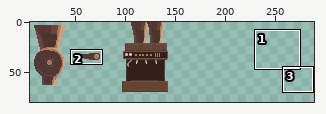
File history of a sprite sheet, src/images/machines.png. The first picture is a wide view before the edit; the outline marks the close-up.
Close-up. Before the commit:
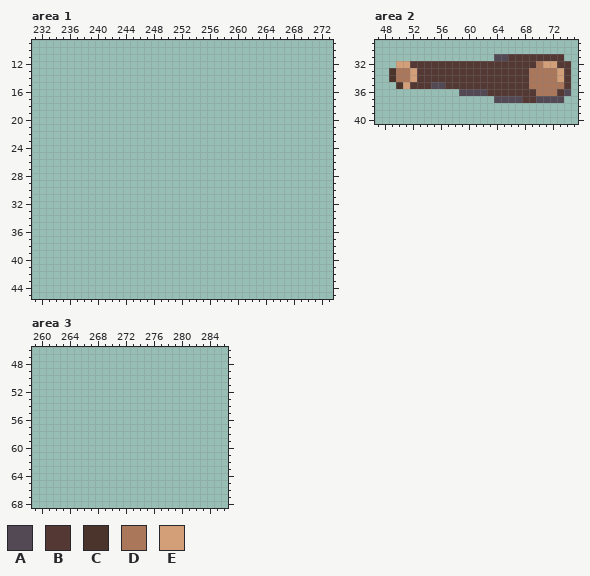
The file is 384x350 pixels. Shown: area 1: x 231..273, y 9..45; area 2: x 47..75, y 29..40; area 3: x 259..286, y 46..68. The wide view leaves out empty margins. The commit also changed other parts of the picture, which this record leaves out.
Palette (. is transparent): A #534955  B #533834  C #4b342c  D #aa775b  E #d39f79
Pixels before, area 2, first column x 49:
31 ...............AABBBBBBBB.
32 .EEBBBBBBBBBBBBBBBBBBDEEBB
33 CDDEBBBBBBBBBBBBBBBBDDDDEB
34 CDDEBBBBBBBBBBBBBBBBDDDDEB
35 .CEBBBAABBBBBBBBBBBBDDDDDB
36 ..........AAAABBBBBBBDDDBA
37 ...............AAAABBAAAA.
Once edited:
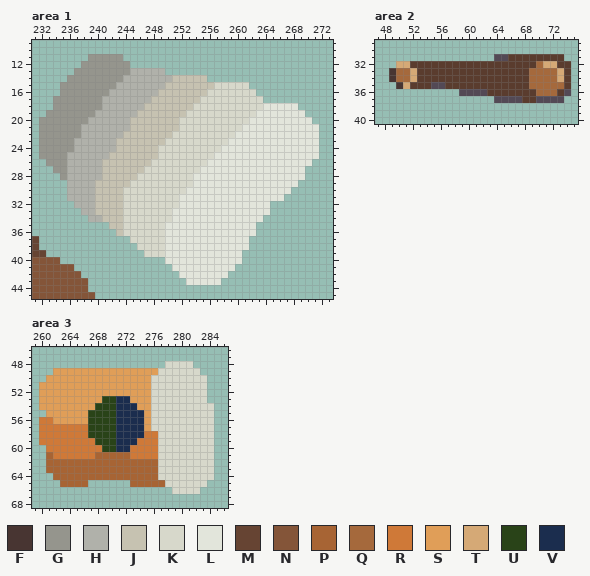
Colours new in this view: F #483532  G #95958d  H #b0b1aa  J #c6c2b1  K #d7d8cb  L #e2e5db  M #664433  N #845539  P #a76434  Q #a5693c  R #cf7938  S #e09e58  T #d5a976  U #294318  V #1b2d4e
What changed:
colour B: #533834 -> #5a3c2e
Changed rows in their new state; - is a pixel that keeps its letter.
Area 1:
first column x 231:
11 --------GGGGG----------------------------
12 -------GGGGGGG---------------------------
13 ------GGGGGGGGHHHHH----------------------
14 -----GGGGGGGGHHHHHHHJJJJJ----------------
15 ----GGGGGGGGHHHHHHHJJJJJJJKKKKK----------
16 ----GGGGGGGHHHHHHHJJJJJJJKKKKKKK---------
17 ---GGGGGGGHHHHHHHJJJJJJJKKKKKKKKK--------
18 ---GGGGGGGHHHHHHJJJJJJJKKKKKKKKKKLLLLL---
19 --GGGGGGGHHHHHHJJJJJJJKKKKKKKKKKLLLLLLL--
20 -GGGGGGGHHHHHHJJJJJJJKKKKKKKKKKLLLLLLLLL-
21 -GGGGGGHHHHHHHJJJJJJJKKKKKKKKKLLLLLLLLLLL
22 -GGGGGGHHHHHHJJJJJJJKKKKKKKKKLLLLLLLLLLLL
23 -GGGGGHHHHHHJJJJJJJKKKKKKKKKLLLLLLLLLLLLL
24 -GGGGGHHHHHHJJJJJJKKKKKKKKKLLLLLLLLLLLLLL
25 -GGGGHHHHHHJJJJJJJKKKKKKKKLLLLLLLLLLLLLLL
26 --GGGHHHHHJJJJJJJKKKKKKKKLLLLLLLLLLLLLLL-
27 ---GGHHHHHJJJJJJKKKKKKKKLLLLLLLLLLLLLLL--
28 ----GHHHHHJJJJJKKKKKKKKLLLLLLLLLLLLLLLL--
29 -----HHHHJJJJJKKKKKKKKKLLLLLLLLLLLLLLL---
30 -----HHHHJJJJKKKKKKKKKLLLLLLLLLLLLLLL----
31 -----HHHHJJJJKKKKKKKKLLLLLLLLLLLLLLL-----
32 ------HHHJJJJKKKKKKKKLLLLLLLLLLLLL-------
33 -------HHJJJJKKKKKKKLLLLLLLLLLLLLL-------
34 --------HHJJJKKKKKKKLLLLLLLLLLLLL--------
35 -----------JJKKKKKKLLLLLLLLLLLLL---------
36 ------------JKKKKKKLLLLLLLLLLLLL---------
37 M-------------KKKKKLLLLLLLLLLLL----------
38 M--------------KKKKLLLLLLLLLLLL----------
39 MM--------------KKKLLLLLLLLLLL-----------
40 NNNN---------------LLLLLLLLLLL-----------
41 NNNNNN--------------LLLLLLLLL------------
42 NNNNNNN--------------LLLLLLL-------------
43 NNNNNNNN--------------LLLLL--------------
44 NNNNNNNN---------------------------------
45 NNNNNNNNN--------------------------------
Area 2:
first column x 49:
32 -TT------------------QTT-
33 FQQT----------------QQQQT
34 FQQT----------------QQQQT
35 -FT-----------------QQQQQ
36 ---------------------QQQ-
Area 3:
first column x 260:
48 ------------------KKKK---
49 --SSSSSSSSSSSSSSSKKKKKK--
50 -SSSSSSSSSSSSSSSKKKKKKKK-
51 SSSSSSSSSSSSSSSSKKKKKKKK-
52 SSSSSSSSSSSSSSSSKKKKKKKK-
53 SSSSSSSSSUUVVSSSKKKKKKKK-
54 SSSSSSSSUUUVVVSSKKKKKKKKK
55 -SSSSSSUUUUVVVVSKKKKKKKKK
56 RRSSSSSUUUUVVVVSKKKKKKKKK
57 RRRRRRRUUUUVVVVSKKKKKKKKK
58 RRRRRRRUUUUVVVVRRKKKKKKKK
59 RRRRRRRRUUUVVVRRRKKKKKKKK
60 -RRRRRRRRUUVVRRRRKKKKKKKK
61 -PRRRRRRPPPPPRRRRKKKKKKKK
62 -PPPPPPPPPPPPPPPPKKKKKKKK
63 -PPPPPPPPPPPPPPPPKKKKKKKK
64 --PPPPPPPPPPPPPPPKKKKKKKK
65 ---PPPP------PPPPPKKKKKK-
66 -------------------KKKK--
